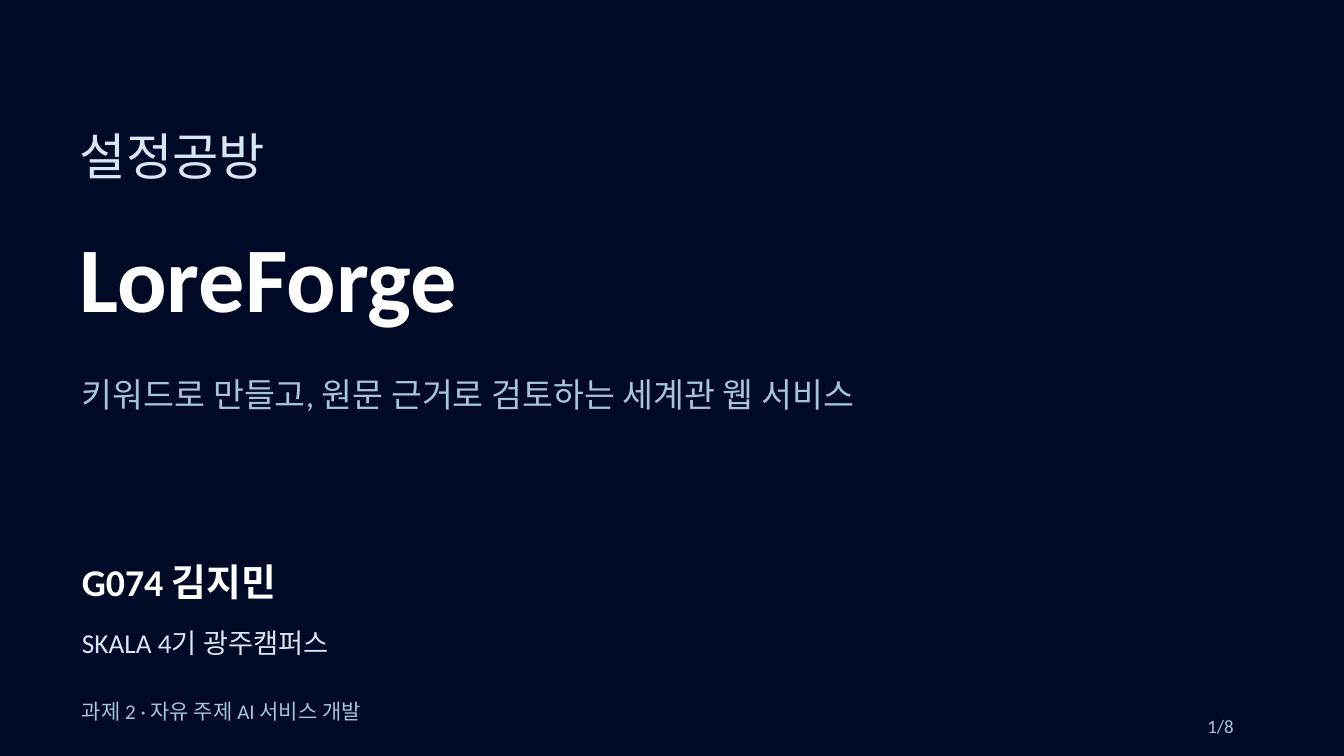
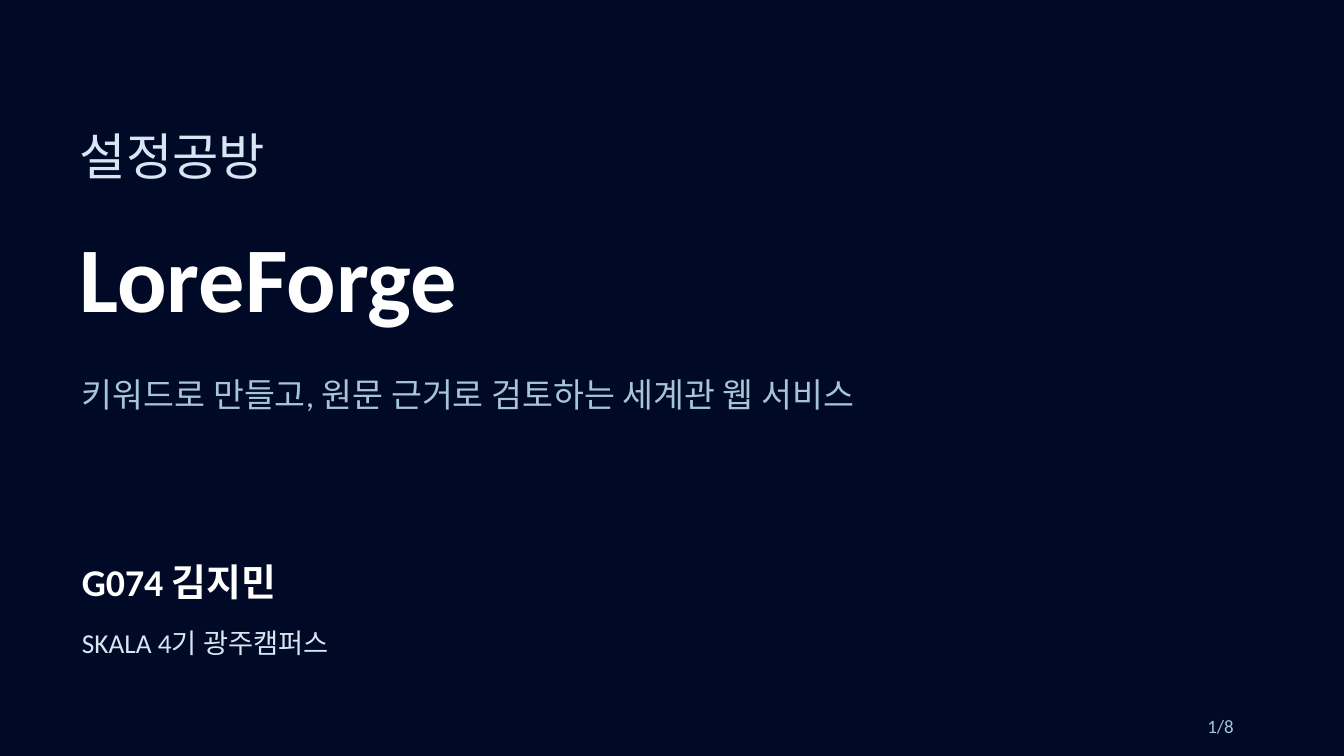
Before and after one commit to OMGimin/loreforge, a slide deck: slide 1 of docs/presentation/LoreForge-G074-KimJimin.pptx. Drawn at 1344x756 pixels with LibreOffice and Linux fonts; fonts in the diff are those of the drawing. Boxes give left, top, right and bottom in pixels: in the first picture for what was removed or moved away, otherwise in the second. Text is boxed around its words. In the diff, an @@ line names an element or a change of style, - is before the commit and + after.

Commit message:
docs(presentation): remove two annotated footer labels
변경 내용
- 표지의 과제 소개 하단 문구를 삭제했다.
- 문제 정의 장의 이미지 제공 및 사례 판정 안내 하단 문구를 삭제했다.

변경 이유
- 사용자가 지정한 두 요소만 제거하고 나머지 배치와 발표자 노트를 보존했다.

검증
- finalize-footers.mjs: 8장 PPTX 무결성·레이아웃·폰트·재가져오기 검사 통과.
- check-footers.py: 두 문구만 삭제되었으며 모든 노트와 나머지 본문이 유지됨을 확인했다.
- 변경된 두 장을 렌더로 확인했고 다른 6장은 기존과 픽셀이 동일함을 확인했다.
- git diff --check 통과.

```diff
--- a/docs/presentation/LoreForge-G074-KimJimin.pptx
+++ b/docs/presentation/LoreForge-G074-KimJimin.pptx
@@ text removed at (82,701,361,721) @@
-과제 2 · 자유 주제 AI 서비스 개발
```
Also in this commit, not shown: 1 other slide changed.
